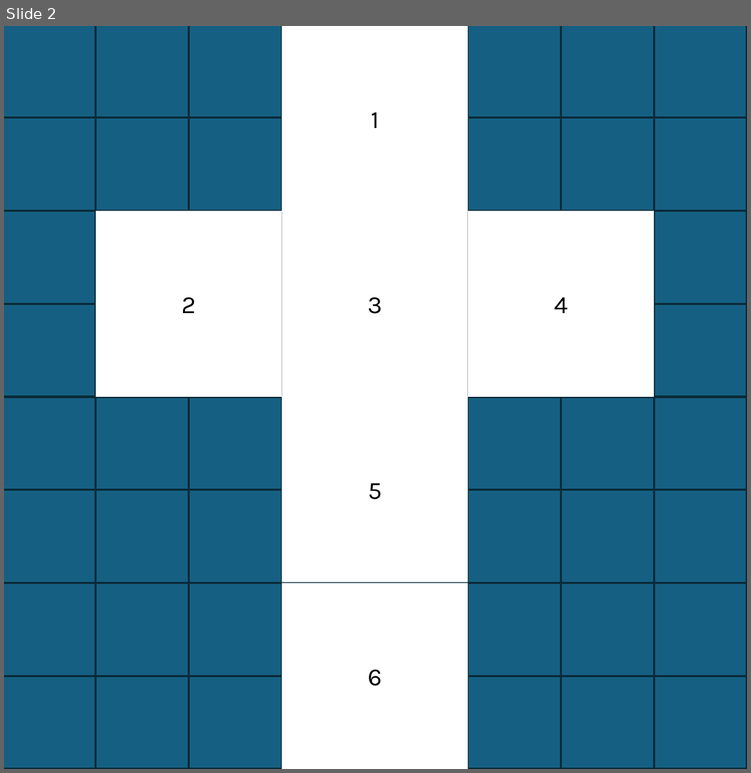
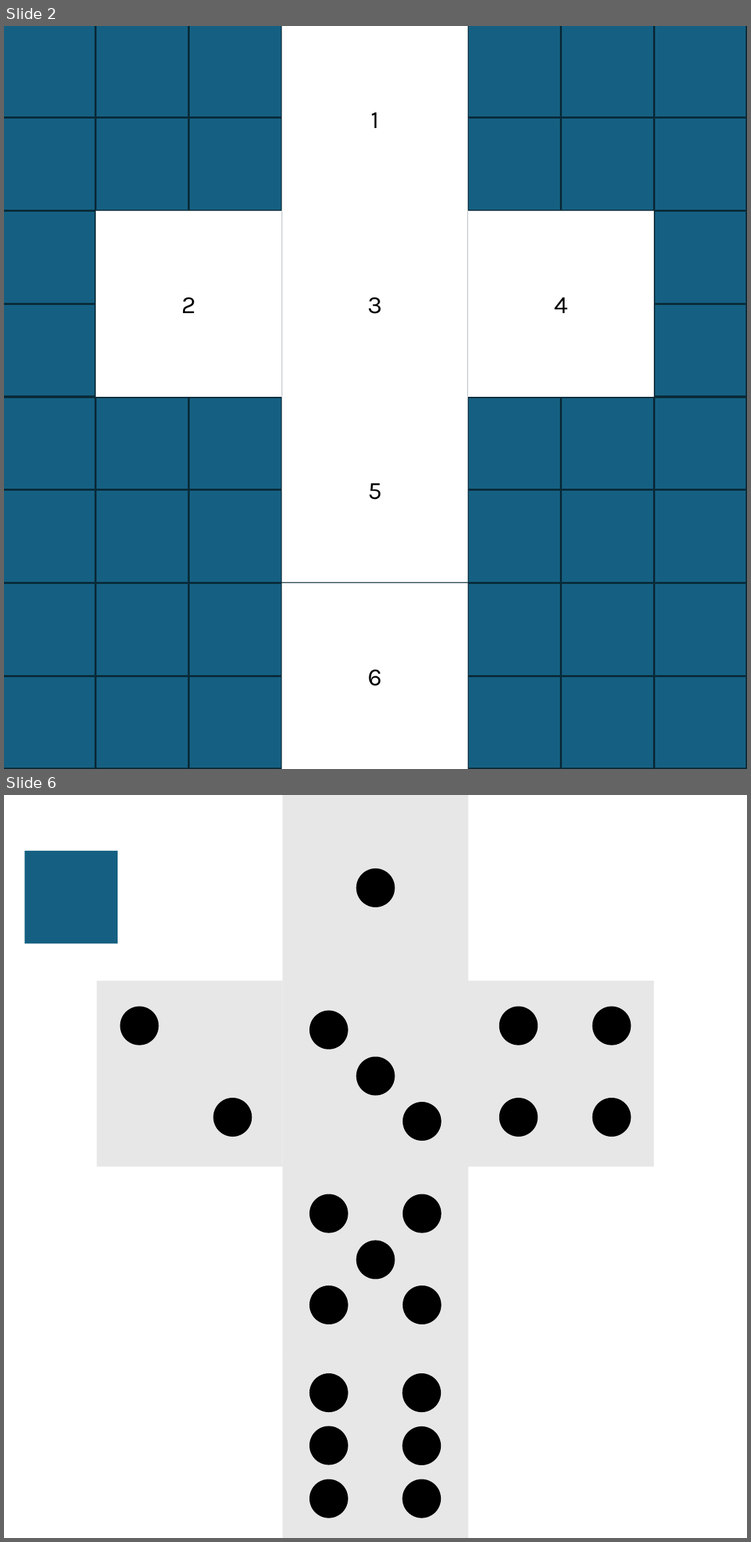
Before and after one commit to BeitIssieShapiro/IssieDice, a slide deck: design-resources/cube.pptx. Shown one above the other, each under a label of ours: slide 2 before the commit, slides 2 and 6 after it; the slides between them are not shown. The pictures are 751x773 and 751x1542 pixels, drawn with LibreOffice and Linux fonts; fonts in the diff are those of the drawing. Boxes give left, top, right and bottom in pixels: in the first picture for what was removed or moved away, otherwise in the second. Text is boxed around its words. In the diff, an @@ line names an element or a change of style, - is before the commit and + after.

```diff
--- a/design-resources/cube.pptx
+++ b/design-resources/cube.pptx
@@ slide 6 added at (4, 795, 747, 1538), background #FFFFFF @@
@@ rectangle added at (283, 795, 468, 981), fill #E7E7E7 @@
@@ rectangle added at (25, 851, 118, 944), fill #156082 @@
@@ ellipse added at (356, 868, 394, 907), fill #000000 @@
@@ rectangle added at (97, 981, 283, 1166), fill #E7E7E7 @@
@@ rectangle added at (283, 981, 468, 1166), fill #E7E7E7 @@
@@ rectangle added at (468, 981, 653, 1166), fill #E7E7E7 @@
@@ ellipse added at (120, 1006, 159, 1045), fill #000000 @@
@@ ellipse added at (309, 1011, 347, 1049), fill #000000 @@
@@ ellipse added at (498, 1006, 537, 1045), fill #000000 @@
@@ ellipse added at (592, 1006, 630, 1045), fill #000000 @@
@@ ellipse added at (356, 1057, 394, 1096), fill #000000 @@
@@ ellipse added at (213, 1098, 252, 1136), fill #000000 @@
@@ ellipse added at (498, 1098, 537, 1136), fill #000000 @@
@@ ellipse added at (592, 1098, 630, 1136), fill #000000 @@
@@ ellipse added at (402, 1102, 441, 1140), fill #000000 @@
@@ rectangle added at (283, 1166, 468, 1351), fill #E7E7E7 @@
@@ ellipse added at (309, 1194, 347, 1233), fill #000000 @@
@@ ellipse added at (402, 1194, 441, 1233), fill #000000 @@
@@ ellipse added at (356, 1240, 394, 1279), fill #000000 @@
@@ ellipse added at (309, 1285, 347, 1324), fill #000000 @@
@@ ellipse added at (402, 1285, 441, 1324), fill #000000 @@
@@ rectangle added at (283, 1351, 468, 1536), fill #E7E7E7 @@
@@ ellipse added at (309, 1373, 347, 1412), fill #000000 @@
@@ ellipse added at (402, 1373, 441, 1412), fill #000000 @@
@@ ellipse added at (309, 1425, 347, 1464), fill #000000 @@
@@ ellipse added at (402, 1425, 441, 1464), fill #000000 @@
@@ ellipse added at (309, 1479, 347, 1518), fill #000000 @@
@@ ellipse added at (402, 1479, 441, 1518), fill #000000 @@
```
Also in this commit, not shown: 1 slide changed, 2 other slides added, 2 slides removed, 7 other files.
